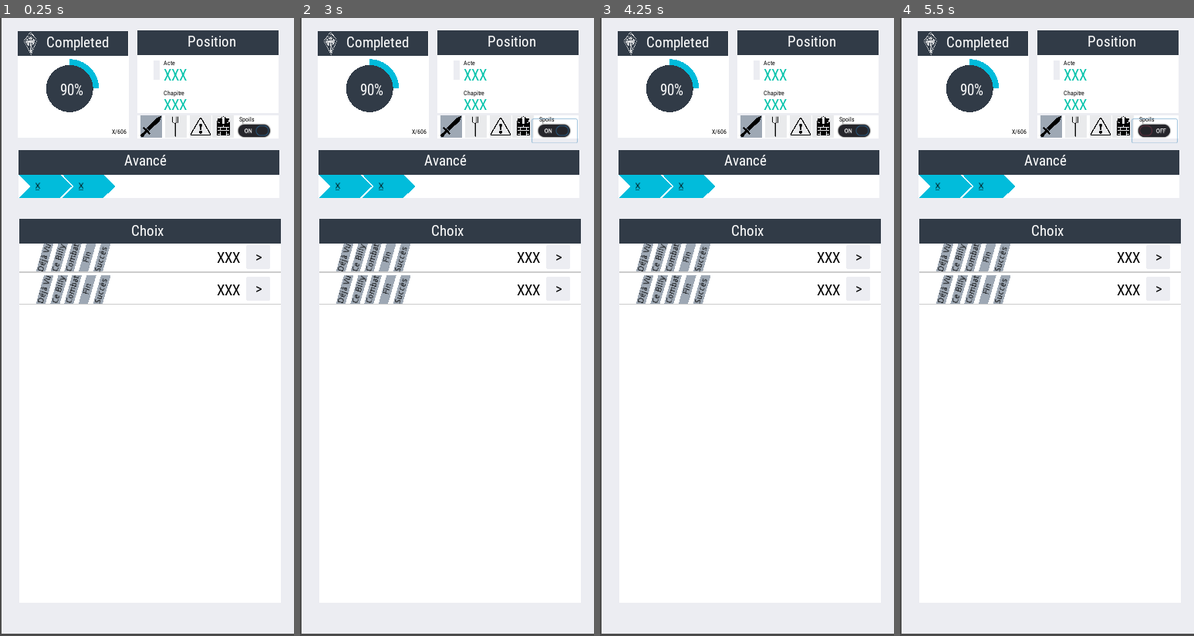
Above: before the commit, frames 1-4 (left to right).
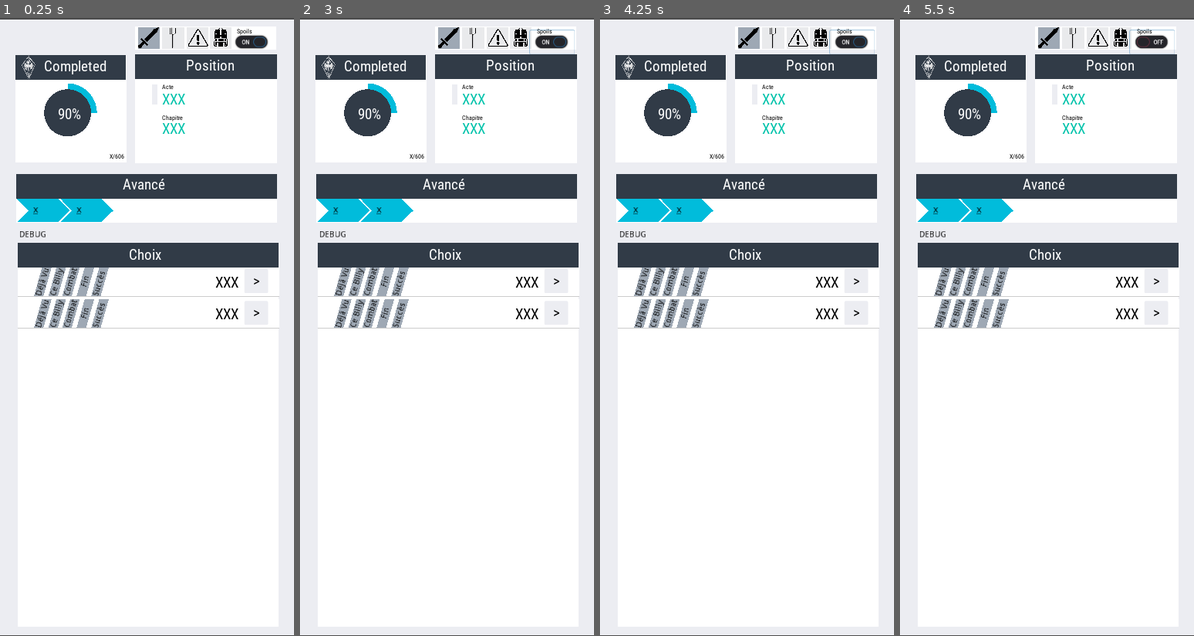
Above: after the commit, the same moments.

Repository: naparuba/fdcn
Game: Godot game, scene res://main.tscn
The game is run twice, just before and just after one commit, with the same random seed, the same clock (stepped at 60 frames per second) and the same inputs.
Inputs (mouse positions are in pixels of both pictures, inside the frame that each line leads up to; where the layout moved, square brackets give the same spot in the first picture):
- Up to frame 1 (0.25 s): no input
- Up to frame 2 (3 s): click (552, 42) [555, 129] at 0.5 s; click (344, 184) at 1.27 s; click (558, 259) at 2.02 s; click (552, 42) [555, 129] at 2.75 s
- Up to frame 3 (4.25 s): click (644, 184) at 3.52 s
- Up to frame 4 (5.5 s): click (1158, 259) at 4.27 s; click (1152, 42) [1155, 129] at 5 s

The runs differ from the first frame. In frame 1, 26% of the frame differs, in the area x 0-100%, y 0-100%; in frame 2, 26%; in frame 3, 26%; in frame 4, 26%.
Error before the commit: Error calling built-in function 'len': Object can't provide a length. (res://main.gd:191)
Error after the commit: Error calling built-in function 'len': Object can't provide a length. (res://main.gd:201)

Commit message:
Add: debut de swipe des pages

Diff:
--- a/ChapterChoice.tscn
+++ b/ChapterChoice.tscn
@@ -18,6 +18,7 @@
 margin_right = 446.0
 margin_bottom = 50.0
 rect_min_size = Vector2( 0, 50 )
+mouse_filter = 1
 custom_styles/panel = SubResource( 1 )
 script = ExtResource( 1 )
 __meta__ = {
--- a/main.gd
+++ b/main.gd
@@ -18,6 +18,10 @@
 onready var Choice = preload('res://ChapterChoice.tscn')
 
 onready var gauge = $Background/GlobalCompletion/Gauge
+
+onready var camera = $Camera
+
+var current_page = 'main'
 
 
 # Give something like C:\Users\j.gabes\AppData\Roaming\Godot\app_userdata\fdcn for windows
@@ -151,10 +155,16 @@
 
 
 
+func print_debug(s):
+	$DEBUG.text = s
+
 func _ready():
 	#Load the main font file
 	var dynamic_font = DynamicFont.new()
 	dynamic_font.font_data = load('res://fonts/amon_font.tres')
+
+	# Register to Swiper
+	Swiper.register_main(self)
 
 	self.all_nodes = load_json_file("res://fdcn-1-compilated-data.json")
 
@@ -329,3 +339,50 @@
 	self.parameters['billy'] = 'debrouillard'
 	self.save_parameters()
 	self.refresh()
+
+
+
+func _on_main_background_gui_input(event):
+	#print('GUI EVENT: %s' % event)
+	#var swiper = get_node("/root/Swiper")
+	Swiper.compute_event(event)
+
+
+func swipe_to_left():
+	print('Going to left, from page: %s' % self.current_page)
+	if self.current_page == 'main':
+		print('Get back in chapter')
+		return
+	elif self.current_page == 'chapitres':
+		print('Going back to main')
+		self.camera.position.x -= 500
+		self.current_page = 'main'
+	elif self.current_page == 'success':
+		print('Going back to chapitres')
+		self.camera.position.x -= 500
+		self.current_page = 'chapitres'
+	elif self.current_page == 'lore':
+		print('Going back to success')
+		self.camera.position.x -= 500
+		self.current_page = 'success'
+	else:
+		print('ERROR: unknown page: %s' % self.current_page)
+
+func swipe_to_right():
+	print('Going to right, from page: %s' % self.current_page)
+	if self.current_page == 'main':
+		print('Going to chapter')
+		self.camera.position.x += 500
+		self.current_page = 'chapitres'
+	elif self.current_page == 'chapitres':
+		print('Going to success')
+		self.camera.position.x += 500
+		self.current_page = 'success'
+	elif self.current_page == 'success':
+		print('Going  to lore')
+		self.camera.position.x += 500
+		self.current_page = 'lore'
+	elif self.current_page == 'lore':
+		print('Last page')
+	else:
+		print('ERROR: unknown page: %s' % self.current_page)
--- a/main.tscn
+++ b/main.tscn
@@ -42,16 +42,18 @@
 margin_left = 0.944916
 margin_right = 503.945
 margin_bottom = 1046.0
+mouse_filter = 1
 custom_styles/panel = SubResource( 1 )
 __meta__ = {
 "_edit_use_anchors_": false
 }
 
 [node name="GlobalCompletion" type="Panel" parent="Background"]
-margin_left = 28.1603
-margin_top = 21.9952
-margin_right = 217.16
-margin_bottom = 203.996
+margin_left = 26.1603
+margin_top = 59.9952
+margin_right = 215.16
+margin_bottom = 241.996
+mouse_filter = 1
 custom_styles/panel = SubResource( 2 )
 __meta__ = {
 "_edit_use_anchors_": false
@@ -60,6 +62,7 @@
 [node name="Header" type="Panel" parent="Background/GlobalCompletion"]
 margin_right = 188.0
 margin_bottom = 42.0
+mouse_filter = 1
 custom_styles/panel = SubResource( 3 )
 __meta__ = {
 "_edit_use_anchors_": false
@@ -101,10 +104,11 @@
 }
 
 [node name="Position" type="Panel" parent="Background"]
-margin_left = 232.247
-margin_top = 21.2982
-margin_right = 473.247
-margin_bottom = 161.298
+margin_left = 230.0
+margin_top = 59.0
+margin_right = 471.0
+margin_bottom = 244.0
+mouse_filter = 1
 custom_styles/panel = SubResource( 2 )
 __meta__ = {
 "_edit_use_anchors_": false
@@ -113,6 +117,7 @@
 [node name="Header" type="Panel" parent="Background/Position"]
 margin_right = 241.0
 margin_bottom = 42.0
+mouse_filter = 1
 custom_styles/panel = SubResource( 3 )
 __meta__ = {
 "_edit_use_anchors_": false
@@ -203,10 +208,10 @@
 }
 
 [node name="Billys" type="Panel" parent="Background"]
-margin_left = 232.0
-margin_top = 165.0
-margin_right = 473.0
-margin_bottom = 205.0
+margin_left = 229.293
+margin_top = 11.3741
+margin_right = 470.293
+margin_bottom = 51.3741
 custom_styles/panel = SubResource( 2 )
 __meta__ = {
 "_edit_use_anchors_": false
@@ -269,6 +274,9 @@
 [node name="button" type="TextureButton" parent="Background/Billys/BlockPaysan"]
 margin_right = 37.0
 margin_bottom = 37.0
+__meta__ = {
+"_edit_use_anchors_": false
+}
 
 [node name="BlockPrudent" type="Panel" parent="Background/Billys"]
 margin_left = 88.7785
@@ -330,10 +338,10 @@
 }
 
 [node name="Dreadcumb" type="Panel" parent="Background"]
-margin_left = 29.2063
-margin_top = 223.682
-margin_right = 474.206
-margin_bottom = 305.682
+margin_left = 27.2063
+margin_top = 261.682
+margin_right = 472.206
+margin_bottom = 343.682
 custom_styles/panel = SubResource( 2 )
 __meta__ = {
 "_edit_use_anchors_": false
@@ -342,6 +350,7 @@
 [node name="Header" type="Panel" parent="Background/Dreadcumb"]
 margin_right = 445.0
 margin_bottom = 42.0
+mouse_filter = 1
 custom_styles/panel = SubResource( 3 )
 __meta__ = {
 "_edit_use_anchors_": false
@@ -377,10 +386,11 @@
 margin_bottom = 0.0
 
 [node name="Next" type="Panel" parent="Background"]
-margin_left = 31.2063
-margin_top = 340.682
-margin_right = 476.206
-margin_bottom = 992.682
+margin_left = 29.2063
+margin_top = 378.682
+margin_right = 474.206
+margin_bottom = 1030.68
+mouse_filter = 1
 custom_styles/panel = SubResource( 2 )
 __meta__ = {
 "_edit_use_anchors_": false
@@ -389,6 +399,7 @@
 [node name="Header" type="Panel" parent="Background/Next"]
 margin_right = 445.0
 margin_bottom = 42.0
+mouse_filter = 1
 custom_styles/panel = SubResource( 3 )
 __meta__ = {
 "_edit_use_anchors_": false
@@ -419,8 +430,220 @@
 margin_top = 54.0
 margin_bottom = 104.0
 
+[node name="Chapitres" type="Panel" parent="."]
+margin_left = 526.877
+margin_top = 0.192627
+margin_right = 1029.88
+margin_bottom = 1046.19
+mouse_filter = 1
+custom_styles/panel = SubResource( 1 )
+__meta__ = {
+"_edit_use_anchors_": false
+}
+
+[node name="AllChapters" type="Panel" parent="Chapitres"]
+margin_left = 23.0
+margin_top = 22.0
+margin_right = 468.0
+margin_bottom = 990.0
+mouse_filter = 1
+custom_styles/panel = SubResource( 2 )
+__meta__ = {
+"_edit_use_anchors_": false
+}
+
+[node name="Header" type="Panel" parent="Chapitres/AllChapters"]
+margin_right = 445.0
+margin_bottom = 42.0
+mouse_filter = 1
+custom_styles/panel = SubResource( 3 )
+__meta__ = {
+"_edit_use_anchors_": false
+}
+
+[node name="Label" type="Label" parent="Chapitres/AllChapters/Header"]
+margin_left = 121.524
+margin_top = 5.00259
+margin_right = 305.524
+margin_bottom = 36.0026
+custom_fonts/font = ExtResource( 2 )
+text = "Tous les Chapitres"
+__meta__ = {
+"_edit_use_anchors_": false
+}
+
+[node name="VScrollBar" type="ScrollContainer" parent="Chapitres/AllChapters"]
+margin_top = 42.0
+margin_right = 20.0
+margin_bottom = 967.0
+__meta__ = {
+"_edit_use_anchors_": false
+}
+
+[node name="Choices" type="VBoxContainer" parent="Chapitres/AllChapters/VScrollBar"]
+margin_bottom = 104.0
+__meta__ = {
+"_edit_use_anchors_": false
+}
+
+[node name="ChapterChoice" parent="Chapitres/AllChapters/VScrollBar/Choices" instance=ExtResource( 3 )]
+margin_right = 0.0
+
+[node name="ChapterChoice2" parent="Chapitres/AllChapters/VScrollBar/Choices" instance=ExtResource( 3 )]
+margin_top = 54.0
+margin_right = 0.0
+margin_bottom = 104.0
+
+[node name="Succes" type="Panel" parent="."]
+margin_left = 1051.55
+margin_top = 0.192627
+margin_right = 1554.55
+margin_bottom = 1046.19
+mouse_filter = 1
+custom_styles/panel = SubResource( 1 )
+__meta__ = {
+"_edit_use_anchors_": false
+}
+
+[node name="Success" type="Panel" parent="Succes"]
+margin_left = 23.0
+margin_top = 22.0
+margin_right = 468.0
+margin_bottom = 990.0
+mouse_filter = 1
+custom_styles/panel = SubResource( 2 )
+__meta__ = {
+"_edit_use_anchors_": false
+}
+
+[node name="Header" type="Panel" parent="Succes/Success"]
+margin_right = 445.0
+margin_bottom = 42.0
+mouse_filter = 1
+custom_styles/panel = SubResource( 3 )
+__meta__ = {
+"_edit_use_anchors_": false
+}
+
+[node name="Label" type="Label" parent="Succes/Success/Header"]
+margin_left = 121.524
+margin_top = 5.00259
+margin_right = 305.524
+margin_bottom = 36.0026
+custom_fonts/font = ExtResource( 2 )
+text = "Tous les Succès"
+__meta__ = {
+"_edit_use_anchors_": false
+}
+
+[node name="VScrollBar" type="ScrollContainer" parent="Succes/Success"]
+margin_top = 42.0
+margin_right = 20.0
+margin_bottom = 967.0
+__meta__ = {
+"_edit_use_anchors_": false
+}
+
+[node name="Choices" type="VBoxContainer" parent="Succes/Success/VScrollBar"]
+margin_bottom = 104.0
+__meta__ = {
+"_edit_use_anchors_": false
+}
+
+[node name="ChapterChoice" parent="Succes/Success/VScrollBar/Choices" instance=ExtResource( 3 )]
+margin_right = 0.0
+
+[node name="ChapterChoice2" parent="Succes/Success/VScrollBar/Choices" instance=ExtResource( 3 )]
+margin_top = 54.0
+margin_right = 0.0
+margin_bottom = 104.0
+
+[node name="Lore" type="Panel" parent="."]
+margin_left = 1577.95
+margin_top = -1.4892
+margin_right = 2080.95
+margin_bottom = 1044.51
+mouse_filter = 1
+custom_styles/panel = SubResource( 1 )
+__meta__ = {
+"_edit_use_anchors_": false
+}
+
+[node name="Lore" type="Panel" parent="Lore"]
+margin_left = 23.0
+margin_top = 22.0
+margin_right = 468.0
+margin_bottom = 990.0
+mouse_filter = 1
+custom_styles/panel = SubResource( 2 )
+__meta__ = {
+"_edit_use_anchors_": false
+}
+
+[node name="Header" type="Panel" parent="Lore/Lore"]
+margin_right = 445.0
+margin_bottom = 42.0
+mouse_filter = 1
+custom_styles/panel = SubResource( 3 )
+__meta__ = {
+"_edit_use_anchors_": false
+}
+
+[node name="Label" type="Label" parent="Lore/Lore/Header"]
+margin_left = 121.524
+margin_top = 5.00259
+margin_right = 305.524
+margin_bottom = 36.0026
+custom_fonts/font = ExtResource( 2 )
+text = "Le lore"
+__meta__ = {
+"_edit_use_anchors_": false
+}
+
+[node name="VScrollBar" type="ScrollContainer" parent="Lore/Lore"]
+margin_top = 42.0
+margin_right = 20.0
+margin_bottom = 967.0
+__meta__ = {
+"_edit_use_anchors_": false
+}
+
+[node name="Choices" type="VBoxContainer" parent="Lore/Lore/VScrollBar"]
+margin_bottom = 104.0
+__meta__ = {
+"_edit_use_anchors_": false
+}
+
+[node name="ChapterChoice" parent="Lore/Lore/VScrollBar/Choices" instance=ExtResource( 3 )]
+margin_right = 0.0
+
+[node name="ChapterChoice2" parent="Lore/Lore/VScrollBar/Choices" instance=ExtResource( 3 )]
+margin_top = 54.0
+margin_right = 0.0
+margin_bottom = 104.0
+
+[node name="DEBUG" type="Label" parent="."]
+margin_left = 32.7058
+margin_top = 358.362
+margin_right = 78.7058
+margin_bottom = 372.362
+custom_colors/font_color = Color( 0, 0, 0, 1 )
+text = "DEBUG"
+__meta__ = {
+"_edit_use_anchors_": false
+}
+
+[node name="Camera" type="Camera2D" parent="."]
+position = Vector2( 251.412, 521.805 )
+current = true
+smoothing_enabled = true
+
+[connection signal="gui_input" from="Background" to="." method="_on_main_background_gui_input"]
 [connection signal="pressed" from="Background/Billys/BlockGuerrier/button" to="." method="_switch_to_guerrier"]
 [connection signal="pressed" from="Background/Billys/BlockPaysan/button" to="." method="_switch_to_paysan"]
 [connection signal="pressed" from="Background/Billys/BlockPrudent/button" to="." method="_switch_to_prudent"]
 [connection signal="pressed" from="Background/Billys/BlockDebrouillard/button" to="." method="_switch_to_debrouillard"]
 [connection signal="toggled" from="Background/Billys/SpoilButton" to="." method="_on_spoil_button_toggled"]
+[connection signal="gui_input" from="Chapitres" to="." method="_on_main_background_gui_input"]
+[connection signal="gui_input" from="Succes" to="." method="_on_main_background_gui_input"]
+[connection signal="gui_input" from="Lore" to="." method="_on_main_background_gui_input"]
--- a/project.godot
+++ b/project.godot
@@ -20,6 +20,10 @@
 boot_splash/image="res://images/barbare_icon.png"
 boot_splash/bg_color=Color( 0, 0, 0, 1 )
 config/icon="res://images/fdcn_icon.png"
+
+[autoload]
+
+Swiper="*res://swipe.gd"
 
 [display]
 
--- /dev/null
+++ b/swipe.gd
@@ -0,0 +1,56 @@
+extends Node
+
+signal swipe
+var swipe_start = null
+var minimum_drag = 100
+var main = null
+
+func _init():
+	print('Create Swiper')
+
+func register_main(_main):
+	self.main = _main
+
+
+func compute_event(event):
+	#self.main.print_debug('%s' % event)
+	if event is InputEventScreenDrag:
+		print("Player gets dragged")
+		#print("ply:", position)
+		print("pos: ", event.position)
+		print("rel: ", event.relative)
+		print("vel: ", event.speed)
+	if event is InputEventScreenTouch:
+		print('TOUCH: %s' % event.is_pressed())
+		#self.main.print_debug('TOUCH: %s' % event.is_pressed())
+		if event.is_pressed():
+			print('START')
+			swipe_start = event.position
+		else:
+			print('STOP')
+			_calculate_swipe(event.position)
+	return
+	print('Swipe:: EVENT: %s' % event)
+	if event.is_action_pressed("click"):
+		print('START CLICK: %s' % event.position)
+		#swipe_start = get_global_mouse_pos()
+	if event.is_action_released("click"):
+		print('STOP CLICK %s' % event.position)
+		#_calculate_swipe(get_global_mouse_pos())
+
+func _calculate_swipe(swipe_end):
+	if swipe_start == null:
+		return
+	var swipe = swipe_end - swipe_start
+	print(swipe)
+	if abs(swipe.x) > minimum_drag:
+		if swipe.x > 0:
+			print('Swipe to right')
+			self.main.print_debug('swap to left')
+			emit_signal("swipe", "left")
+			self.main.swipe_to_left()
+		else:
+			print('Swipe to left')
+			self.main.print_debug('swap to right')
+			emit_signal("swipe", "right")
+			self.main.swipe_to_right()
